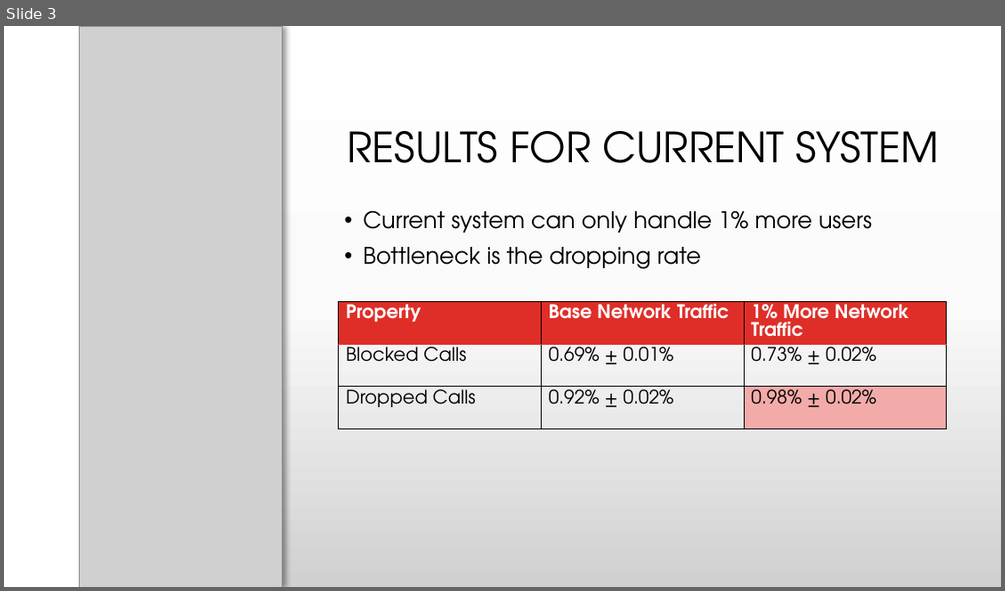
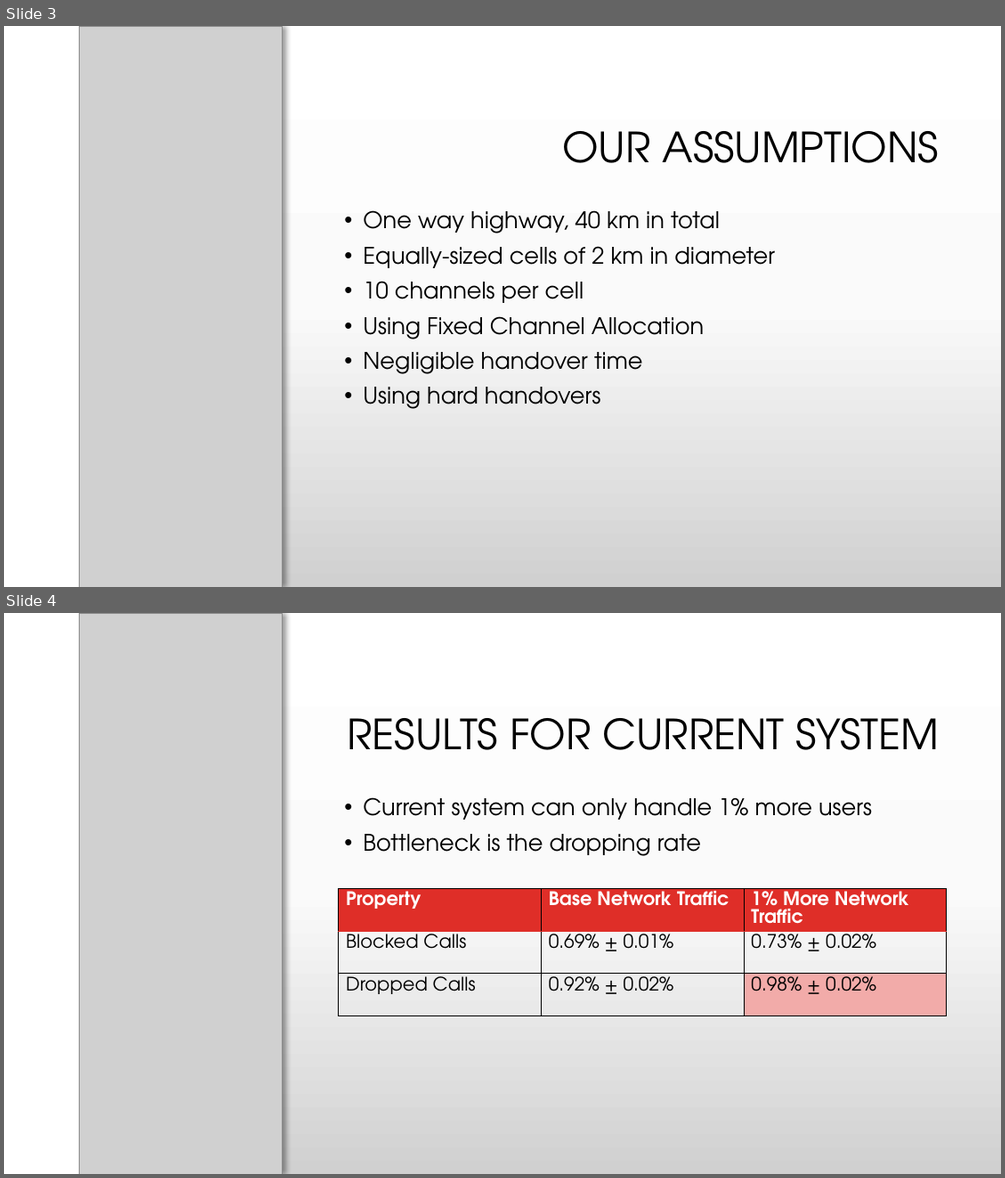
Before and after one commit to BUDDHAZAPHA/CS5233-Projects-Group-8, a slide deck: A2/A2 Presentation.pptx. Shown one above the other, each under a label of ours: slide 3 before the commit, slides 3 and 4 after it. The pictures are 1005x591 and 1005x1178 pixels, drawn with LibreOffice and Linux fonts; fonts in the diff are those of the drawing; grey boxes stand for pictures; background and template pictures are left out. Boxes give left, top, right and bottom in pixels: in the first picture for what was removed or moved away, otherwise in the second. Text is boxed around its words. In the diff, an @@ line names an element or a change of style, - is before the commit and + after.

```diff
--- a/A2/A2 Presentation.pptx
+++ b/A2/A2 Presentation.pptx
@@ slide 3 added at (x1=4, y1=26, x2=1001, y2=587), background gradient #FFFFFF to #FBFBFB to #D1D1D1 @@
@@ rectangle added at (x1=4, y1=26, x2=283, y2=587), fill #FFFFFF @@
@@ picture added at (x1=80, y1=26, x2=283, y2=587) @@
@@ title added at (x1=562, y1=131, x2=938, y2=163), 40 pt, text #000000 @@
+OUR ASSUMPTIONS
@@ text added at (x1=363, y1=210, x2=775, y2=409), 22 pt, text #000000 @@
+• One way highway, 40 km in total
+• Equally-sized cells of 2 km in diameter
+• 10 channels per cell
+• Using Fixed Channel Allocation
+• Negligible handover time
+• Using hard handovers
@@ what was slide 3 is now slide 4 @@
```
Also in this commit, not shown: 1 slide changed.
